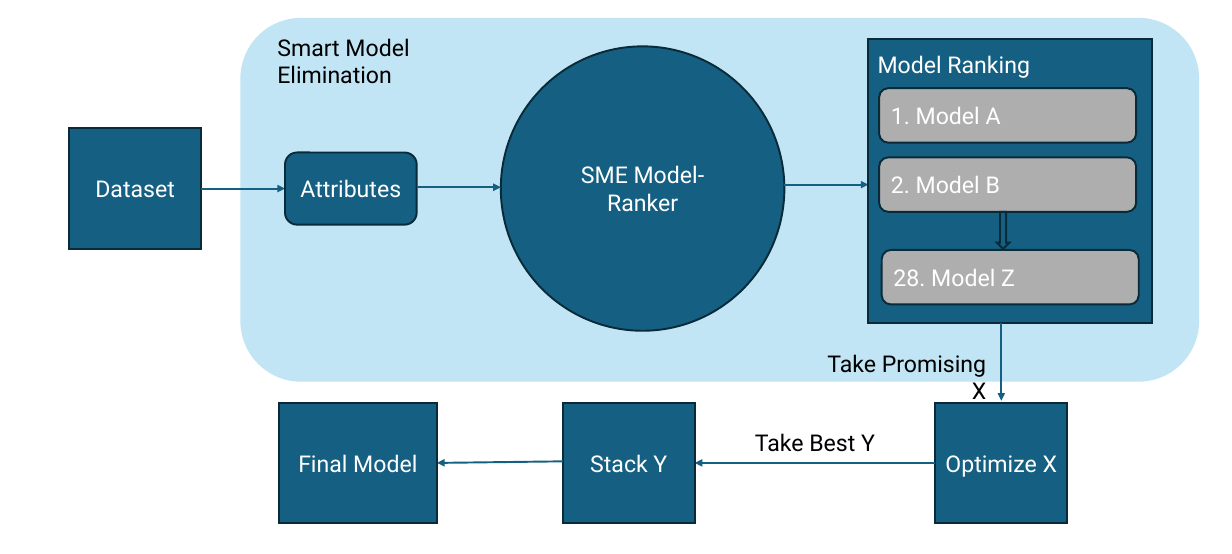
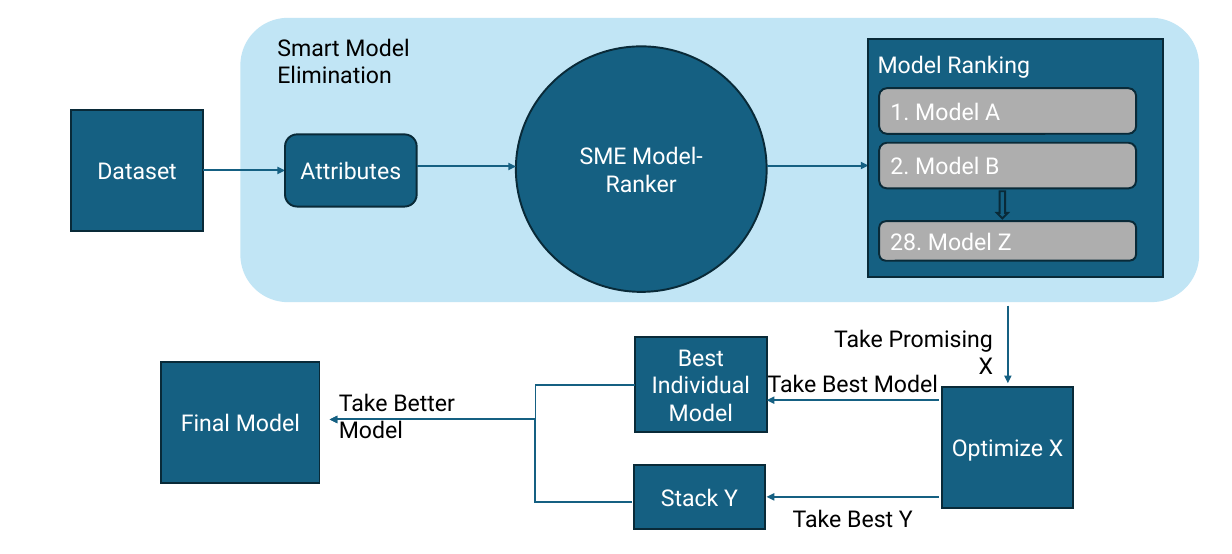
Before and after one commit to ericspring08/SMEML-Paper, a slide deck: slide 1 of paper/SMEML Run.pptx. Drawn at 1232x554 pixels with LibreOffice and Linux fonts; fonts in the diff are those of the drawing. Boxes give left, top, right and bottom in pixels: in the first picture for what was removed or moved away, otherwise in the second. Text is boxed around its words. In the diff, an @@ line names an element or a change of style, - is before the commit and + after.

```diff
--- a/paper/SMEML Run.pptx
+++ b/paper/SMEML Run.pptx
@@ rounded rectangle: place and size @@
-rounded rectangle at [240, 18, 1200, 382]
+rounded rectangle at [240, 18, 1200, 302]
@@ ellipse "SME Model-Ranker": place and size @@
-ellipse "SME Model-Ranker" at [501, 46, 785, 331]
+ellipse "SME Model-Ranker" at [516, 46, 766, 292]
@@ rectangle: place and size @@
-rectangle at [869, 39, 1153, 323]
+rectangle at [869, 39, 1163, 277]
@@ rounded rectangle "1. Model A": place and size @@
-rounded rectangle "1. Model A" at [879, 89, 1136, 143]
+rounded rectangle "1. Model A" at [879, 89, 1136, 134]
@@ rectangle "Dataset": place and size @@
-rectangle "Dataset" at [69, 128, 201, 250]
+rectangle "Dataset" at [71, 110, 203, 231]
@@ rounded rectangle "Attributes": place and size @@
-rounded rectangle "Attributes" at [285, 152, 417, 225]
+rounded rectangle "Attributes" at [285, 135, 417, 207]
@@ rounded rectangle "2. Model B": place and size @@
-rounded rectangle "2. Model B" at [879, 157, 1136, 212]
+rounded rectangle "2. Model B" at [879, 143, 1136, 189]
@@ arrow moved from (201, 189) - (285, 189) to (203, 171) - (285, 171) @@
@@ arrow moved from (417, 188) - (501, 188) to (417, 166) - (516, 166) @@
@@ arrow moved from (785, 185) - (869, 185) to (767, 165) - (869, 165) @@
@@ down arrow: place and size @@
-down arrow at [997, 212, 1009, 249]
+down arrow at [997, 191, 1008, 218]
@@ down arrow at [997, 191, 1008, 218]: mirrored @@
@@ rounded rectangle "28. Model Z": place and size @@
-rounded rectangle "28. Model Z" at [882, 250, 1139, 305]
+rounded rectangle "28. Model Z" at [879, 222, 1136, 262]
@@ text "Take Promising X" rewrapped from [827, 354, 986, 405] to [834, 329, 993, 374] @@
@@ arrow moved from (1002, 323) - (1002, 401) to (1008, 306) - (1008, 384) @@
@@ rectangle added at [635, 337, 767, 433], fill #156082, outline #092A39 1.5 pt, 18 pt, text #FFFFFF @@
+Best Individual Model
@@ rectangle "Final Model": place and size @@
-rectangle "Final Model" at [279, 403, 437, 524]
+rectangle "Final Model" at [162, 363, 320, 484]
@@ elbow arrow added from (635, 384) to (330, 420), #156082 1.5 pt @@
@@ text added at [768, 374, 938, 397], 18 pt, text #000000 @@
+Take Best Model
@@ rectangle "Optimize X": place and size @@
-rectangle "Optimize X" at [935, 403, 1067, 524]
+rectangle "Optimize X" at [942, 387, 1074, 508]
@@ text added at [339, 393, 455, 439], 18 pt, text #000000 @@
+Take Better Model
@@ arrow added from (939, 400) to (767, 400), #156082 1.5 pt @@
@@ elbow arrow added from (632, 502) to (330, 420), #156082 1.5 pt @@
@@ arrow removed from (563, 462) to (437, 463) @@
@@ rectangle "Stack Y": place and size @@
-rectangle "Stack Y" at [563, 403, 695, 524]
+rectangle "Stack Y" at [634, 466, 766, 530]
@@ text "Take Best Y": place and size @@
-text "Take Best Y" at [755, 433, 875, 452]
+text "Take Best Y" at [793, 509, 913, 528]
@@ arrow moved from (935, 463) - (695, 463) to (939, 497) - (767, 497) @@
```
Also in this commit, not shown: 6 other files.
